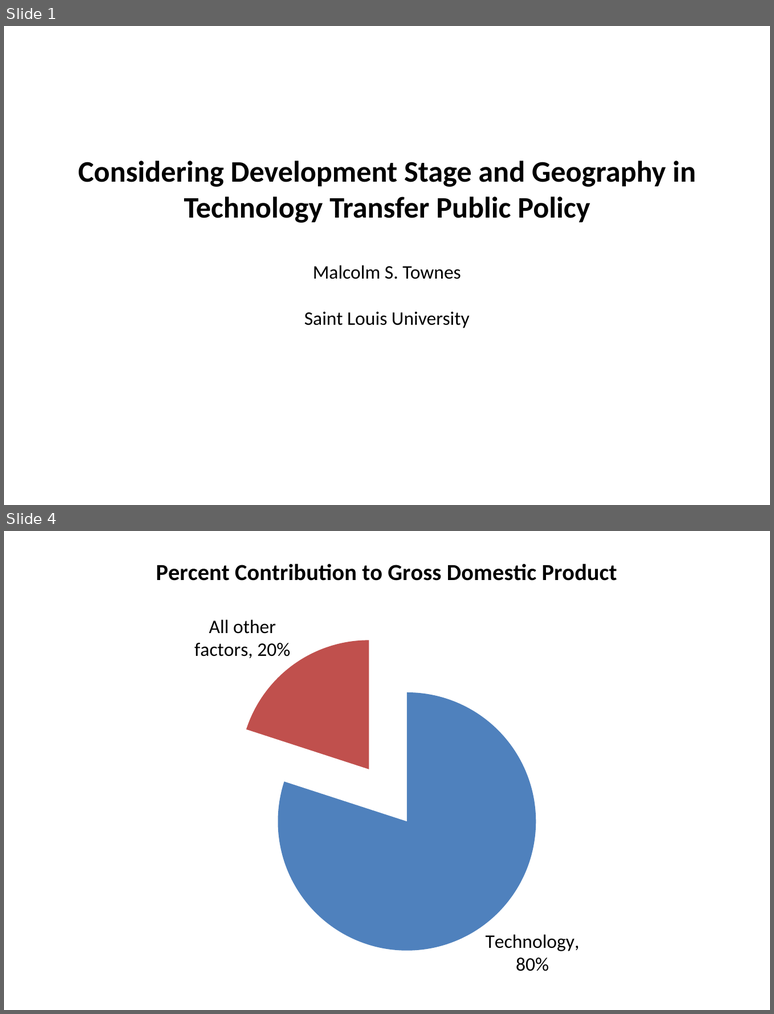
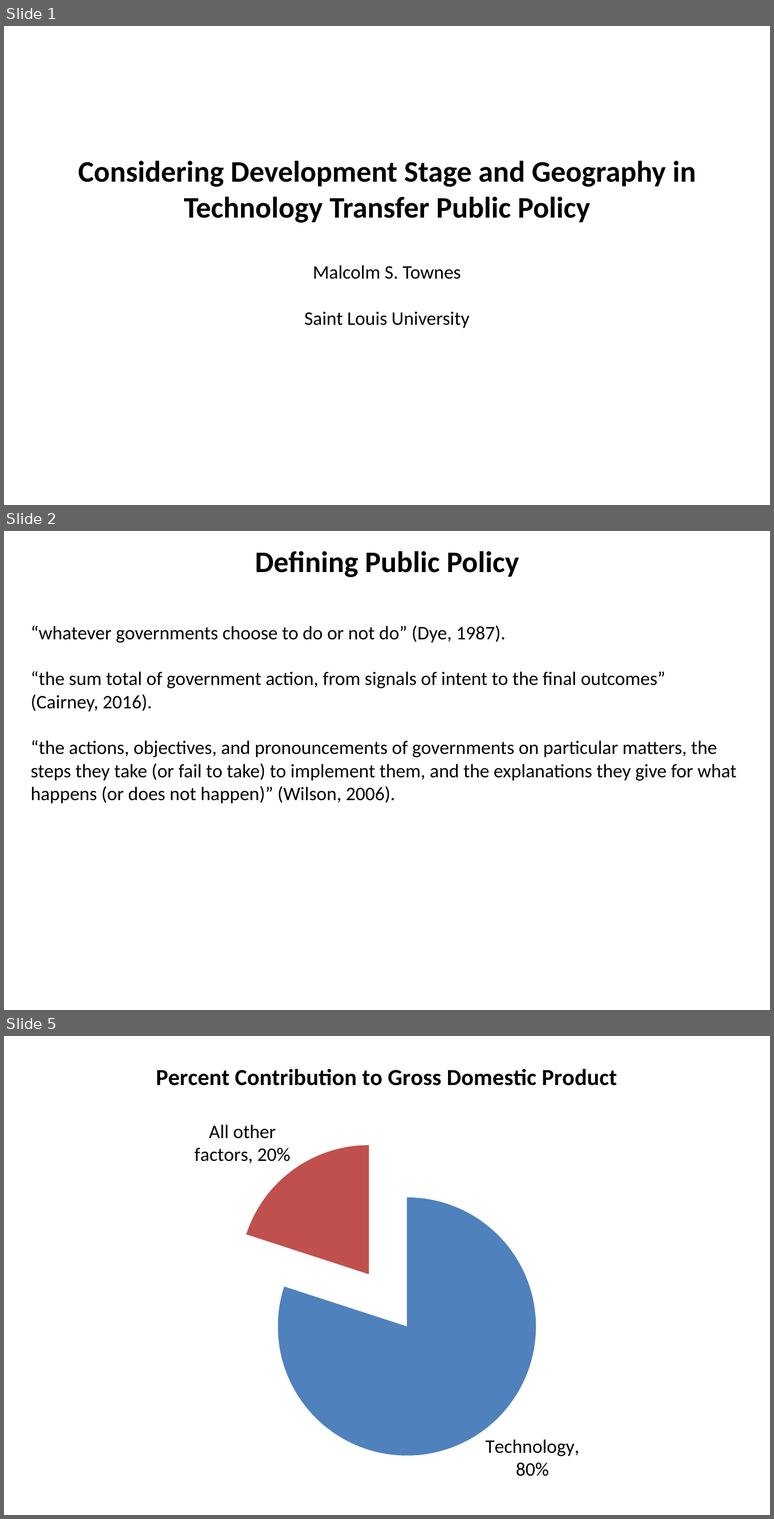
Before and after one commit to SLU-Courses-Townes/SOC5600, a slide deck: FinalProject/Presentation/Townes_SOC5600_FinalProject_Presentation.pptx. Shown one above the other, each under a label of ours: slides 1 and 4 before the commit, slides 1, 2 and 5 after it; the slides between them are not shown. The pictures are 774x1014 and 774x1519 pixels, drawn with LibreOffice and Linux fonts; fonts in the diff are those of the drawing. Boxes give left, top, right and bottom in pixels: in the first picture for what was removed or moved away, otherwise in the second. Text is boxed around its words. In the diff, an @@ line names an element or a change of style, - is before the commit and + after.

```diff
--- a/FinalProject/Presentation/Townes_SOC5600_FinalProject_Presentation.pptx
+++ b/FinalProject/Presentation/Townes_SOC5600_FinalProject_Presentation.pptx
@@ slide 2 added at bbox=[4, 531, 770, 1010], background #FFFFFF @@
@@ text added at bbox=[255, 551, 519, 577], 28 pt, text #000000, bold @@
+Defining Public Policy
@@ text added at bbox=[31, 625, 737, 803], 18 pt, text #000000 @@
+“whatever governments choose to do or not do” (Dye, 1987).
+“the sum total of government action, from signals of intent to the final outcomes”
+(Cairney, 2016).
+“the actions, objectives, and pronouncements of governments on particular matters, the steps they take (or fail to take) to implement them, and the explanations they give for what happens (or does not happen)” (Wilson, 2006).
@@ what was slide 4 is now slide 5 @@
```
Also in this commit, not shown: 4 slides changed, 4 other slides added, 8 slides removed.
